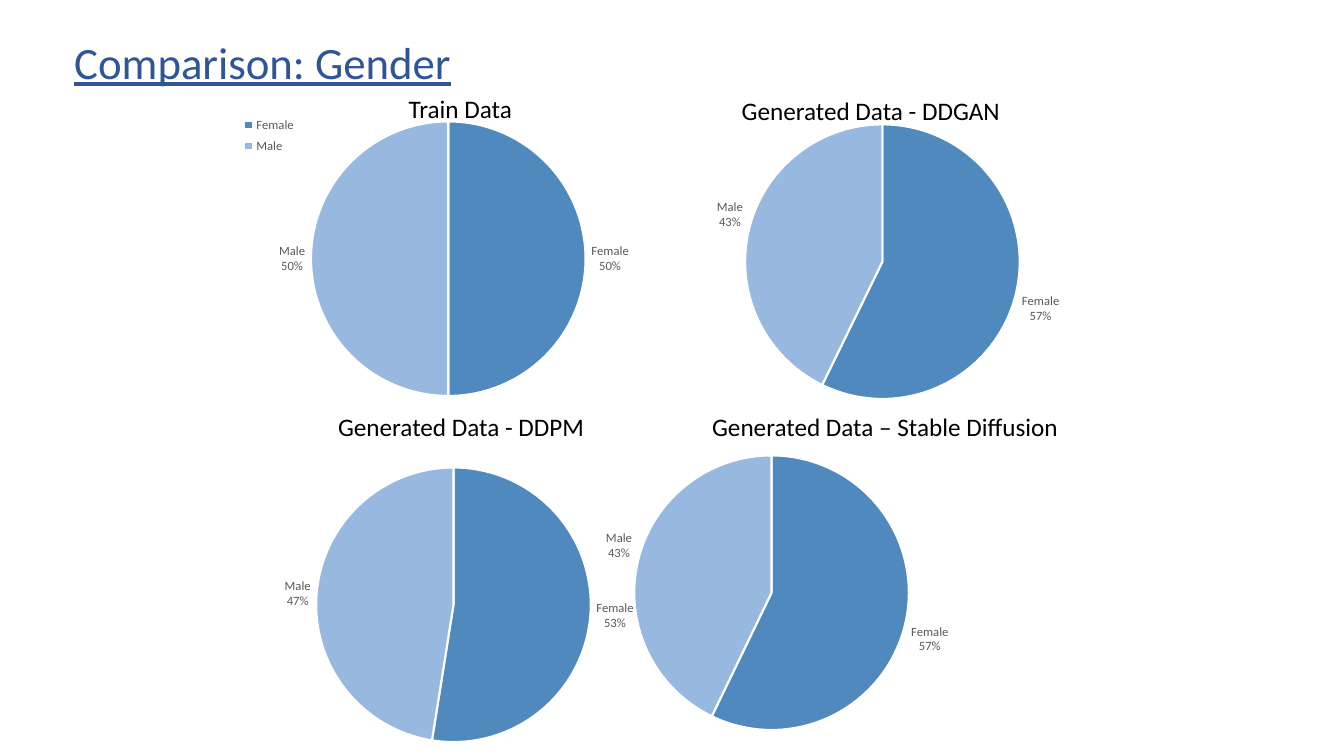
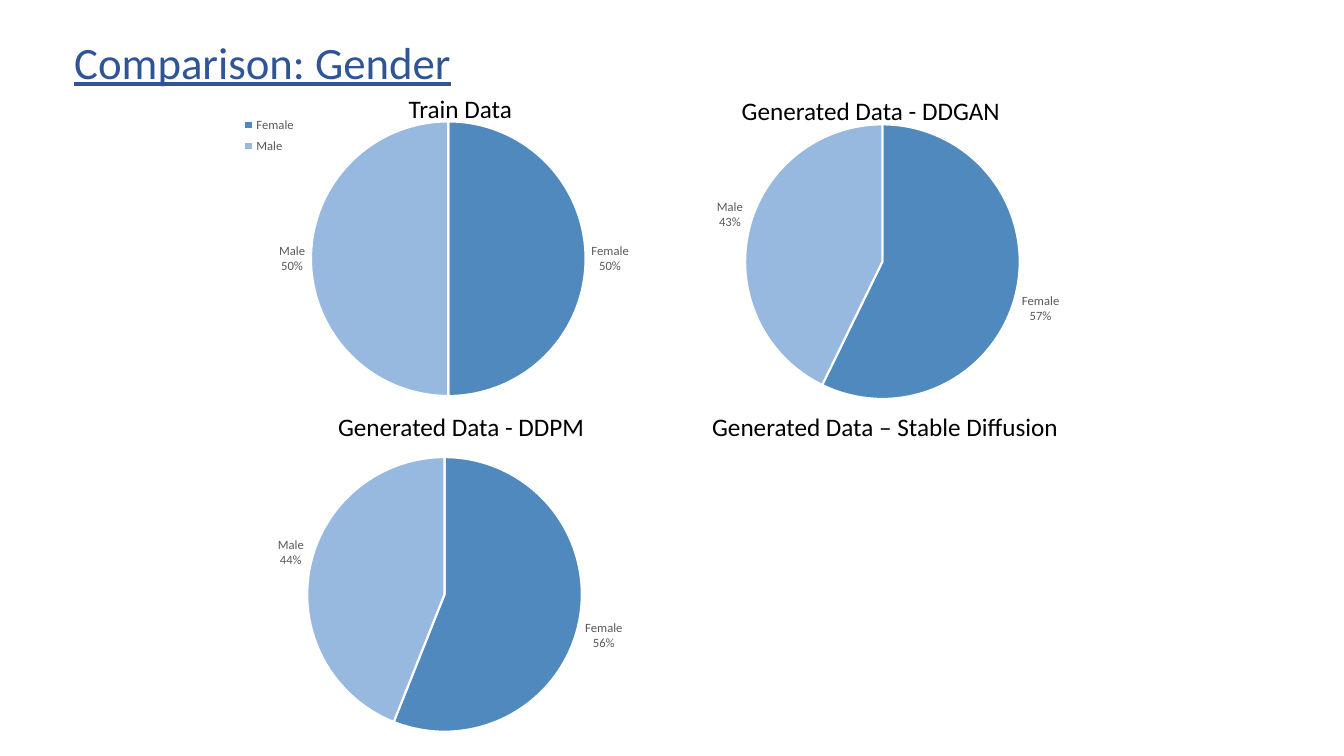
Before and after one commit to subirkumarparida/DDPM, a slide deck: slide 51 of Bias_Diffusion_v4.2.pptx. Drawn at 1344x756 pixels with LibreOffice and Linux fonts; fonts in the diff are those of the drawing. Boxes give left, top, right and bottom in pixels: in the first picture for what was removed or moved away, otherwise in the second. Text is boxed around its words. In the diff, an @@ line names an element or a change of style, - is before the commit and + after.

```diff
--- a/Bias_Diffusion_v4.2.pptx
+++ b/Bias_Diffusion_v4.2.pptx
@@ pie chart at [199, 444, 703, 746] @@
@@ Series 1, Female: 53 to 56 @@
@@ Series 1, Male: 47 to 44 @@
@@ pie chart: place and size @@
-pie chart at [208, 454, 712, 756]
+pie chart at [199, 444, 703, 746]
@@ pie chart removed at [525, 442, 1029, 744] @@
-categories: Female, Male
-Series 1: 57, 43
```
Also in this commit, not shown: 4 other slides changed, 1 other file.
